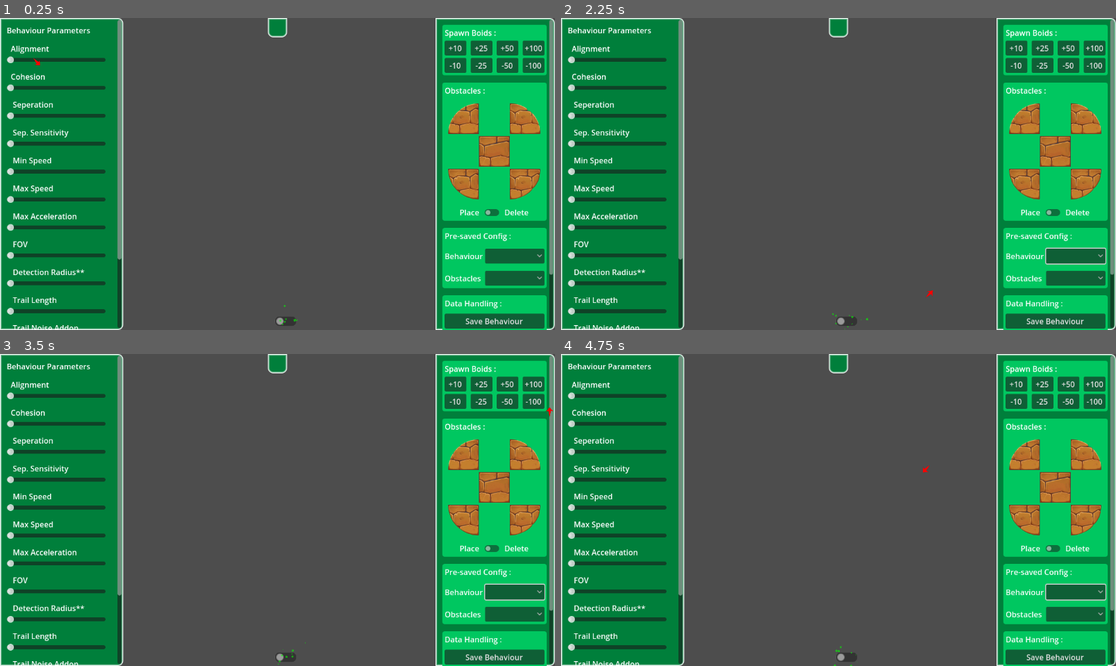
Above: before the commit, frames 1-4 (two rows, left to right).
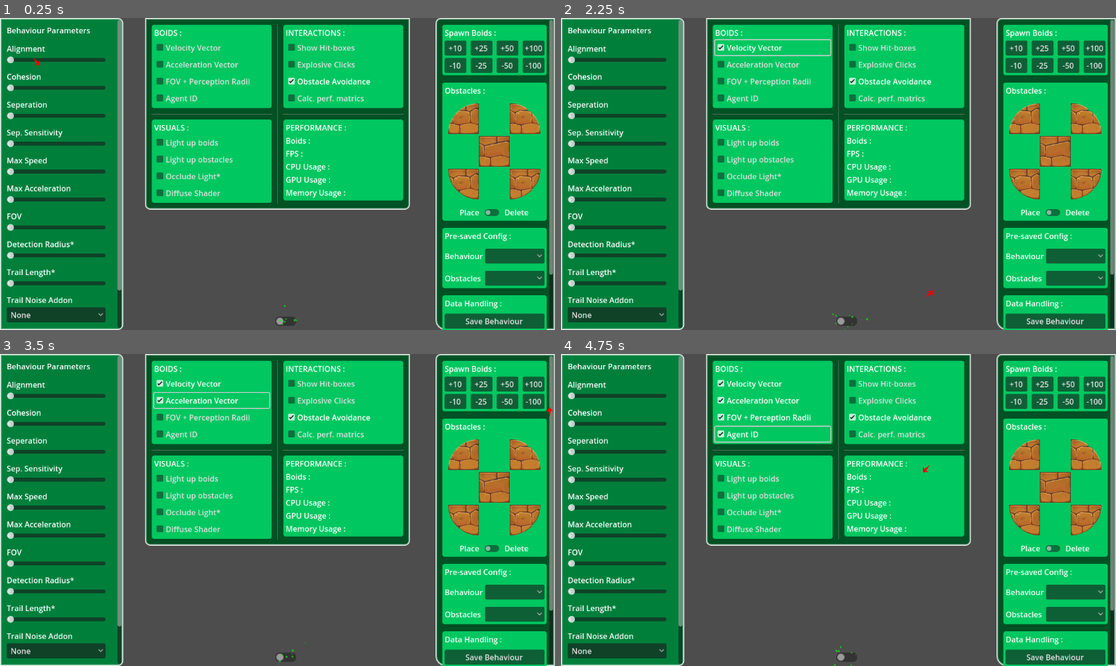
Above: after the commit, the same moments.

Repository: Vivek13130/Boids
Game: Godot game, scene res://scenes/main_scene.tscn
Two runs of this game, one before a commit and one after it. Both use one fixed random seed, a clock stepped at 60 frames per second and the inputs below.
Inputs (mouse positions are in pixels of both pictures, inside the frame that each line leads up to):
- Up to frame 1 (0.25 s): no input
- Up to frame 2 (2.25 s): click (616, 314) at 0.5 s, where only the run after the commit has a clickable "None"; click (1077, 255) at 1.27 s; click (771, 46) at 2 s, where only the run after the commit has a clickable "Velocity Vector"
- Up to frame 3 (3.5 s): click (210, 400) at 2.75 s, where only the run after the commit has a clickable "Acceleration Vector"
- Up to frame 4 (4.75 s): click (771, 416) at 3.5 s, where only the run after the commit has a clickable "FOV + Perception Radii"; click (771, 435) at 4.25 s, where only the run after the commit has a clickable "Agent ID"

The runs differ from the first frame. In frame 1, 35% of the frame differs, in the area x 1-100%, y 0-100%; in frame 2, 35%; in frame 3, 35%; in frame 4, 35%.
Error in both runs: Invalid assignment of property or key 'value' with value of type 'float' on a base object of type 'null instance'. (res://scenes/ui.gd:56)

Commit message:
UI Completed
Now i have to implement all the functionalities that i have used in UI

Diff:
--- /dev/null
+++ b/assets/green_panel_container.tres
@@ -0,0 +1,12 @@
+[gd_resource type="StyleBoxFlat" format=3 uid="uid://cyti6r7mqrxvv"]
+
+[resource]
+content_margin_left = 5.0
+content_margin_top = 5.0
+content_margin_right = 5.0
+content_margin_bottom = 5.0
+bg_color = Color(5.05373e-06, 0.778592, 0.376647, 1)
+corner_radius_top_left = 5
+corner_radius_top_right = 5
+corner_radius_bottom_right = 5
+corner_radius_bottom_left = 5
--- a/scenes/ui.tscn
+++ b/scenes/ui.tscn
@@ -1,26 +1,27 @@
-[gd_scene load_steps=10 format=3 uid="uid://xkw6a187it4l"]
+[gd_scene load_steps=11 format=3 uid="uid://xkw6a187it4l"]
 
 [ext_resource type="Script" path="res://scenes/ui.gd" id="1_u4caq"]
 [ext_resource type="StyleBox" uid="uid://dobnsxrgh0at8" path="res://assets/green_ui.tres" id="2_1q8jw"]
 [ext_resource type="Texture2D" uid="uid://cu1f8hhhumh53" path="res://assets/080.png" id="3_ax8qs"]
+[ext_resource type="StyleBox" uid="uid://cyti6r7mqrxvv" path="res://assets/green_panel_container.tres" id="3_yrw33"]
 [ext_resource type="Texture2D" uid="uid://d10eka07byqbp" path="res://assets/081.png" id="4_na7wy"]
 [ext_resource type="Texture2D" uid="uid://bmflef66d6fmi" path="res://assets/066.png" id="5_7ouq4"]
 [ext_resource type="Texture2D" uid="uid://jc2rp4f8lkvx" path="res://assets/083.png" id="6_hgdna"]
 [ext_resource type="Texture2D" uid="uid://dgiskv3t8nqbq" path="res://assets/082.png" id="7_0glyu"]
 
-[sub_resource type="StyleBoxFlat" id="StyleBoxFlat_ayo66"]
-content_margin_left = 5.0
-content_margin_top = 5.0
-content_margin_right = 5.0
-content_margin_bottom = 5.0
-bg_color = Color(5.05373e-06, 0.778592, 0.376647, 1)
-corner_radius_top_left = 5
-corner_radius_top_right = 5
-corner_radius_bottom_right = 5
-corner_radius_bottom_left = 5
+[sub_resource type="StyleBoxFlat" id="StyleBoxFlat_o5y1s"]
+bg_color = Color(0, 0.317647, 0.137255, 1)
+border_width_left = 4
+border_width_top = 4
+border_width_right = 4
+border_width_bottom = 4
+border_color = Color(1, 1, 1, 1)
+border_blend = true
+corner_radius_top_left = 10
+corner_radius_bottom_left = 20
 
 [sub_resource type="StyleBoxFlat" id="StyleBoxFlat_cnibp"]
-bg_color = Color(0, 0.497146, 0.233009, 1)
+bg_color = Color(2.70735e-07, 0.316476, 0.138768, 1)
 border_width_left = 4
 border_width_top = 4
 border_width_right = 4
@@ -108,7 +109,7 @@
 
 [node name="Label" type="Label" parent="BehaviourUILeft/MarginContainer/VBoxContainer/alignment"]
 layout_mode = 2
-text = "  Alignment"
+text = "Alignment"
 
 [node name="HSlider" type="HSlider" parent="BehaviourUILeft/MarginContainer/VBoxContainer/alignment"]
 layout_mode = 2
@@ -120,7 +121,7 @@
 
 [node name="Label" type="Label" parent="BehaviourUILeft/MarginContainer/VBoxContainer/cohesion"]
 layout_mode = 2
-text = "  Cohesion
+text = "Cohesion
 "
 
 [node name="HSlider" type="HSlider" parent="BehaviourUILeft/MarginContainer/VBoxContainer/cohesion"]
@@ -133,7 +134,7 @@
 
 [node name="Label" type="Label" parent="BehaviourUILeft/MarginContainer/VBoxContainer/seperation"]
 layout_mode = 2
-text = "   Seperation"
+text = "Seperation"
 
 [node name="HSlider" type="HSlider" parent="BehaviourUILeft/MarginContainer/VBoxContainer/seperation"]
 layout_mode = 2
@@ -144,13 +145,14 @@
 
 [node name="Label" type="Label" parent="BehaviourUILeft/MarginContainer/VBoxContainer/sep sensitivity"]
 layout_mode = 2
-text = "   Sep. Sensitivity"
+text = "Sep. Sensitivity"
 
 [node name="HSlider" type="HSlider" parent="BehaviourUILeft/MarginContainer/VBoxContainer/sep sensitivity"]
 layout_mode = 2
 max_value = 200.0
 
 [node name="min speed" type="VBoxContainer" parent="BehaviourUILeft/MarginContainer/VBoxContainer"]
+visible = false
 layout_mode = 2
 
 [node name="Label" type="Label" parent="BehaviourUILeft/MarginContainer/VBoxContainer/min speed"]
@@ -166,7 +168,7 @@
 
 [node name="Label" type="Label" parent="BehaviourUILeft/MarginContainer/VBoxContainer/max speed"]
 layout_mode = 2
-text = "   Max Speed"
+text = "Max Speed"
 
 [node name="HSlider" type="HSlider" parent="BehaviourUILeft/MarginContainer/VBoxContainer/max speed"]
 layout_mode = 2
@@ -177,7 +179,7 @@
 
 [node name="Label" type="Label" parent="BehaviourUILeft/MarginContainer/VBoxContainer/max acc"]
 layout_mode = 2
-text = "   Max Acceleration"
+text = "Max Acceleration"
 metadata/_edit_group_ = true
 
 [node name="HSlider" type="HSlider" parent="BehaviourUILeft/MarginContainer/VBoxContainer/max acc"]
@@ -189,7 +191,7 @@
 
 [node name="Label" type="Label" parent="BehaviourUILeft/MarginContainer/VBoxContainer/fov"]
 layout_mode = 2
-text = "   FOV"
+text = "FOV"
 
 [node name="HSlider" type="HSlider" parent="BehaviourUILeft/MarginContainer/VBoxContainer/fov"]
 layout_mode = 2
@@ -200,7 +202,7 @@
 
 [node name="Label" type="Label" parent="BehaviourUILeft/MarginContainer/VBoxContainer/detection radius"]
 layout_mode = 2
-text = "   Detection Radius**"
+text = "Detection Radius*"
 
 [node name="HSlider" type="HSlider" parent="BehaviourUILeft/MarginContainer/VBoxContainer/detection radius"]
 layout_mode = 2
@@ -211,19 +213,19 @@
 
 [node name="Label" type="Label" parent="BehaviourUILeft/MarginContainer/VBoxContainer/trail length"]
 layout_mode = 2
-text = "   Trail Length"
+text = "Trail Length*"
 
 [node name="HSlider" type="HSlider" parent="BehaviourUILeft/MarginContainer/VBoxContainer/trail length"]
 layout_mode = 2
 
-[node name="trail length2" type="VBoxContainer" parent="BehaviourUILeft/MarginContainer/VBoxContainer"]
-layout_mode = 2
-
-[node name="Label" type="Label" parent="BehaviourUILeft/MarginContainer/VBoxContainer/trail length2"]
-layout_mode = 2
-text = "   Trail Noise Addon"
-
-[node name="OptionButton" type="OptionButton" parent="BehaviourUILeft/MarginContainer/VBoxContainer/trail length2"]
+[node name="trail noise" type="VBoxContainer" parent="BehaviourUILeft/MarginContainer/VBoxContainer"]
+layout_mode = 2
+
+[node name="Label" type="Label" parent="BehaviourUILeft/MarginContainer/VBoxContainer/trail noise"]
+layout_mode = 2
+text = "Trail Noise Addon"
+
+[node name="OptionButton" type="OptionButton" parent="BehaviourUILeft/MarginContainer/VBoxContainer/trail noise"]
 layout_mode = 2
 selected = 4
 item_count = 5
@@ -258,20 +260,6 @@
 focus_mode = 0
 text = "Clusters"
 
-[node name="info" type="HBoxContainer" parent="BehaviourUILeft/MarginContainer/VBoxContainer/ButtonTray"]
-layout_mode = 2
-size_flags_vertical = 4
-
-[node name="fps" type="Label" parent="BehaviourUILeft/MarginContainer/VBoxContainer/ButtonTray/info"]
-layout_mode = 2
-size_flags_horizontal = 3
-text = "FPS: "
-
-[node name="boid_count" type="Label" parent="BehaviourUILeft/MarginContainer/VBoxContainer/ButtonTray/info"]
-layout_mode = 2
-size_flags_horizontal = 3
-text = "Boids: "
-
 [node name="radomize_reset" type="HBoxContainer" parent="BehaviourUILeft/MarginContainer/VBoxContainer/ButtonTray"]
 layout_mode = 2
 theme_override_constants/separation = 25
@@ -298,7 +286,7 @@
 anchor_bottom = 1.0
 grow_horizontal = 0
 grow_vertical = 2
-theme_override_styles/panel = ExtResource("2_1q8jw")
+theme_override_styles/panel = SubResource("StyleBoxFlat_o5y1s")
 
 [node name="MarginContainer" type="MarginContainer" parent="ElementUIRight"]
 layout_mode = 2
@@ -315,7 +303,7 @@
 
 [node name="spawn_despawn" type="PanelContainer" parent="ElementUIRight/MarginContainer/VBoxContainer"]
 layout_mode = 2
-theme_override_styles/panel = SubResource("StyleBoxFlat_ayo66")
+theme_override_styles/panel = ExtResource("3_yrw33")
 
 [node name="SpawnBoids" type="VBoxContainer" parent="ElementUIRight/MarginContainer/VBoxContainer/spawn_despawn"]
 layout_mode = 2
@@ -374,7 +362,7 @@
 
 [node name="obstaclePlacement" type="PanelContainer" parent="ElementUIRight/MarginContainer/VBoxContainer"]
 layout_mode = 2
-theme_override_styles/panel = SubResource("StyleBoxFlat_ayo66")
+theme_override_styles/panel = ExtResource("3_yrw33")
 
 [node name="VBoxContainer" type="VBoxContainer" parent="ElementUIRight/MarginContainer/VBoxContainer/obstaclePlacement"]
 layout_mode = 2
@@ -458,7 +446,7 @@
 
 [node name="presetBehaviour" type="PanelContainer" parent="ElementUIRight/MarginContainer/VBoxContainer"]
 layout_mode = 2
-theme_override_styles/panel = SubResource("StyleBoxFlat_ayo66")
+theme_override_styles/panel = ExtResource("3_yrw33")
 
 [node name="loadPresets" type="VBoxContainer" parent="ElementUIRight/MarginContainer/VBoxContainer/presetBehaviour"]
 layout_mode = 2
@@ -504,7 +492,7 @@
 
 [node name="dataJiggle" type="PanelContainer" parent="ElementUIRight/MarginContainer/VBoxContainer"]
 layout_mode = 2
-theme_override_styles/panel = SubResource("StyleBoxFlat_ayo66")
+theme_override_styles/panel = ExtResource("3_yrw33")
 
 [node name="VBoxContainer" type="VBoxContainer" parent="ElementUIRight/MarginContainer/VBoxContainer/dataJiggle"]
 layout_mode = 2
@@ -535,6 +523,7 @@
 text = "Export Configuration"
 
 [node name="DebugUITop" type="ScrollContainer" parent="."]
+custom_minimum_size = Vector2(550, 0)
 layout_mode = 1
 anchors_preset = -1
 anchor_left = 0.5
@@ -544,6 +533,8 @@
 offset_bottom = 40.0
 grow_horizontal = 2
 theme_override_styles/panel = SubResource("StyleBoxFlat_cnibp")
+horizontal_scroll_mode = 0
+vertical_scroll_mode = 0
 metadata/_edit_use_anchors_ = true
 
 [node name="MarginContainer" type="MarginContainer" parent="DebugUITop"]
@@ -555,11 +546,146 @@
 theme_override_constants/margin_right = 10
 theme_override_constants/margin_bottom = 10
 
-[node name="VBoxContainer" type="VBoxContainer" parent="DebugUITop/MarginContainer"]
-layout_mode = 2
-
 [node name="HBoxContainer" type="HBoxContainer" parent="DebugUITop/MarginContainer"]
 layout_mode = 2
+theme_override_constants/separation = 10
+
+[node name="boids + beautify" type="VBoxContainer" parent="DebugUITop/MarginContainer/HBoxContainer"]
+layout_mode = 2
+size_flags_horizontal = 3
+theme_override_constants/separation = 10
+
+[node name="boidContainer" type="PanelContainer" parent="DebugUITop/MarginContainer/HBoxContainer/boids + beautify"]
+layout_mode = 2
+theme_override_styles/panel = ExtResource("3_yrw33")
+
+[node name="boids" type="VBoxContainer" parent="DebugUITop/MarginContainer/HBoxContainer/boids + beautify/boidContainer"]
+layout_mode = 2
+
+[node name="Label" type="Label" parent="DebugUITop/MarginContainer/HBoxContainer/boids + beautify/boidContainer/boids"]
+layout_mode = 2
+text = "BOIDS :"
+
+[node name="CheckBox" type="CheckBox" parent="DebugUITop/MarginContainer/HBoxContainer/boids + beautify/boidContainer/boids"]
+layout_mode = 2
+text = "Velocity Vector"
+
+[node name="CheckBox2" type="CheckBox" parent="DebugUITop/MarginContainer/HBoxContainer/boids + beautify/boidContainer/boids"]
+layout_mode = 2
+text = "Acceleration Vector"
+
+[node name="CheckBox3" type="CheckBox" parent="DebugUITop/MarginContainer/HBoxContainer/boids + beautify/boidContainer/boids"]
+layout_mode = 2
+text = "FOV + Perception Radii"
+
+[node name="CheckBox4" type="CheckBox" parent="DebugUITop/MarginContainer/HBoxContainer/boids + beautify/boidContainer/boids"]
+layout_mode = 2
+text = "Agent ID"
+
+[node name="HSeparator" type="HSeparator" parent="DebugUITop/MarginContainer/HBoxContainer/boids + beautify"]
+layout_mode = 2
+
+[node name="beautifyContainer" type="PanelContainer" parent="DebugUITop/MarginContainer/HBoxContainer/boids + beautify"]
+layout_mode = 2
+theme_override_styles/panel = ExtResource("3_yrw33")
+
+[node name="beautify" type="VBoxContainer" parent="DebugUITop/MarginContainer/HBoxContainer/boids + beautify/beautifyContainer"]
+layout_mode = 2
+
+[node name="Label2" type="Label" parent="DebugUITop/MarginContainer/HBoxContainer/boids + beautify/beautifyContainer/beautify"]
+layout_mode = 2
+text = "VISUALS : "
+
+[node name="CheckBox5" type="CheckBox" parent="DebugUITop/MarginContainer/HBoxContainer/boids + beautify/beautifyContainer/beautify"]
+layout_mode = 2
+text = "Light up boids"
+
+[node name="CheckBox6" type="CheckBox" parent="DebugUITop/MarginContainer/HBoxContainer/boids + beautify/beautifyContainer/beautify"]
+layout_mode = 2
+text = "Light up obstacles"
+
+[node name="CheckBox7" type="CheckBox" parent="DebugUITop/MarginContainer/HBoxContainer/boids + beautify/beautifyContainer/beautify"]
+layout_mode = 2
+text = "Occlude Light*"
+
+[node name="CheckBox8" type="CheckBox" parent="DebugUITop/MarginContainer/HBoxContainer/boids + beautify/beautifyContainer/beautify"]
+layout_mode = 2
+text = "Diffuse Shader"
+
+[node name="VSeparator" type="VSeparator" parent="DebugUITop/MarginContainer/HBoxContainer"]
+layout_mode = 2
+
+[node name="interactions + performance" type="VBoxContainer" parent="DebugUITop/MarginContainer/HBoxContainer"]
+layout_mode = 2
+size_flags_horizontal = 3
+theme_override_constants/separation = 10
+
+[node name="interactionContainer" type="PanelContainer" parent="DebugUITop/MarginContainer/HBoxContainer/interactions + performance"]
+layout_mode = 2
+theme_override_styles/panel = ExtResource("3_yrw33")
+
+[node name="interactions" type="VBoxContainer" parent="DebugUITop/MarginContainer/HBoxContainer/interactions + performance/interactionContainer"]
+layout_mode = 2
+
+[node name="Label" type="Label" parent="DebugUITop/MarginContainer/HBoxContainer/interactions + performance/interactionContainer/interactions"]
+layout_mode = 2
+text = "INTERACTIONS : "
+
+[node name="CheckBox" type="CheckBox" parent="DebugUITop/MarginContainer/HBoxContainer/interactions + performance/interactionContainer/interactions"]
+layout_mode = 2
+text = "Show Hit-boxes"
+
+[node name="CheckBox2" type="CheckBox" parent="DebugUITop/MarginContainer/HBoxContainer/interactions + performance/interactionContainer/interactions"]
+layout_mode = 2
+text = "Explosive Clicks"
+
+[node name="CheckBox3" type="CheckBox" parent="DebugUITop/MarginContainer/HBoxContainer/interactions + performance/interactionContainer/interactions"]
+layout_mode = 2
+button_pressed = true
+text = "Obstacle Avoidance"
+
+[node name="CheckBox4" type="CheckBox" parent="DebugUITop/MarginContainer/HBoxContainer/interactions + performance/interactionContainer/interactions"]
+layout_mode = 2
+text = "Calc. perf. matrics
+"
+
+[node name="HSeparator" type="HSeparator" parent="DebugUITop/MarginContainer/HBoxContainer/interactions + performance"]
+layout_mode = 2
+
+[node name="perfMatricsContainer" type="PanelContainer" parent="DebugUITop/MarginContainer/HBoxContainer/interactions + performance"]
+layout_mode = 2
+theme_override_styles/panel = ExtResource("3_yrw33")
+
+[node name="performance matrics" type="VBoxContainer" parent="DebugUITop/MarginContainer/HBoxContainer/interactions + performance/perfMatricsContainer"]
+layout_mode = 2
+
+[node name="Label" type="Label" parent="DebugUITop/MarginContainer/HBoxContainer/interactions + performance/perfMatricsContainer/performance matrics"]
+layout_mode = 2
+text = "PERFORMANCE :"
+
+[node name="GridContainer" type="GridContainer" parent="DebugUITop/MarginContainer/HBoxContainer/interactions + performance/perfMatricsContainer/performance matrics"]
+layout_mode = 2
+size_flags_vertical = 3
+
+[node name="Label" type="Label" parent="DebugUITop/MarginContainer/HBoxContainer/interactions + performance/perfMatricsContainer/performance matrics/GridContainer"]
+layout_mode = 2
+text = "Boids : "
+
+[node name="Label2" type="Label" parent="DebugUITop/MarginContainer/HBoxContainer/interactions + performance/perfMatricsContainer/performance matrics/GridContainer"]
+layout_mode = 2
+text = "FPS : "
+
+[node name="Label4" type="Label" parent="DebugUITop/MarginContainer/HBoxContainer/interactions + performance/perfMatricsContainer/performance matrics/GridContainer"]
+layout_mode = 2
+text = "CPU Usage : "
+
+[node name="Label5" type="Label" parent="DebugUITop/MarginContainer/HBoxContainer/interactions + performance/perfMatricsContainer/performance matrics/GridContainer"]
+layout_mode = 2
+text = "GPU Usage : "
+
+[node name="Label3" type="Label" parent="DebugUITop/MarginContainer/HBoxContainer/interactions + performance/perfMatricsContainer/performance matrics/GridContainer"]
+layout_mode = 2
+text = "Memory Usage : "
 
 [connection signal="pressed" from="hide_ui" to="." method="_on_hide_ui_pressed"]
 [connection signal="drag_ended" from="BehaviourUILeft/MarginContainer/VBoxContainer/alignment/HSlider" to="." method="_on_alignment_slider_drag_ended"]
